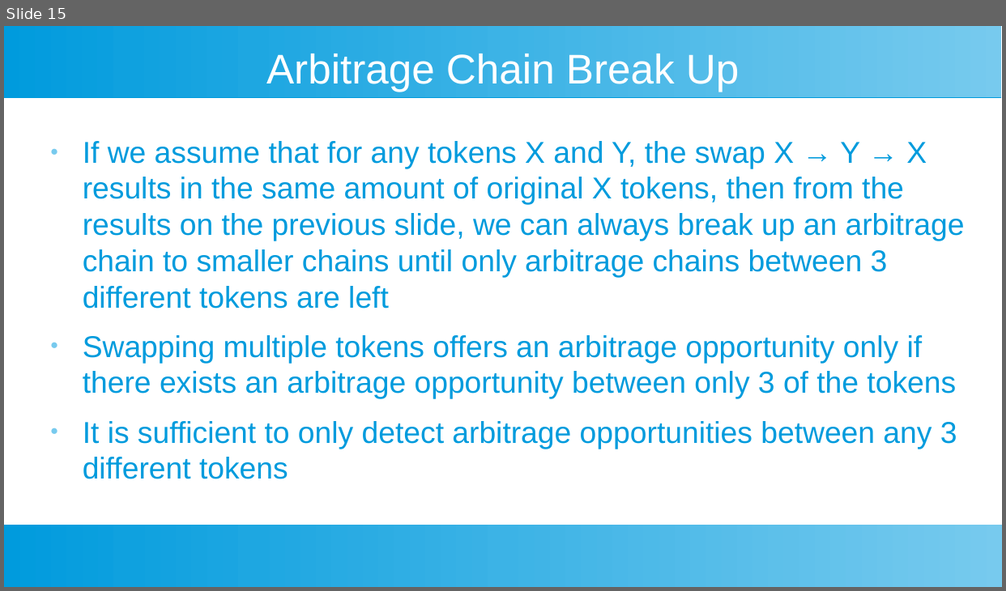
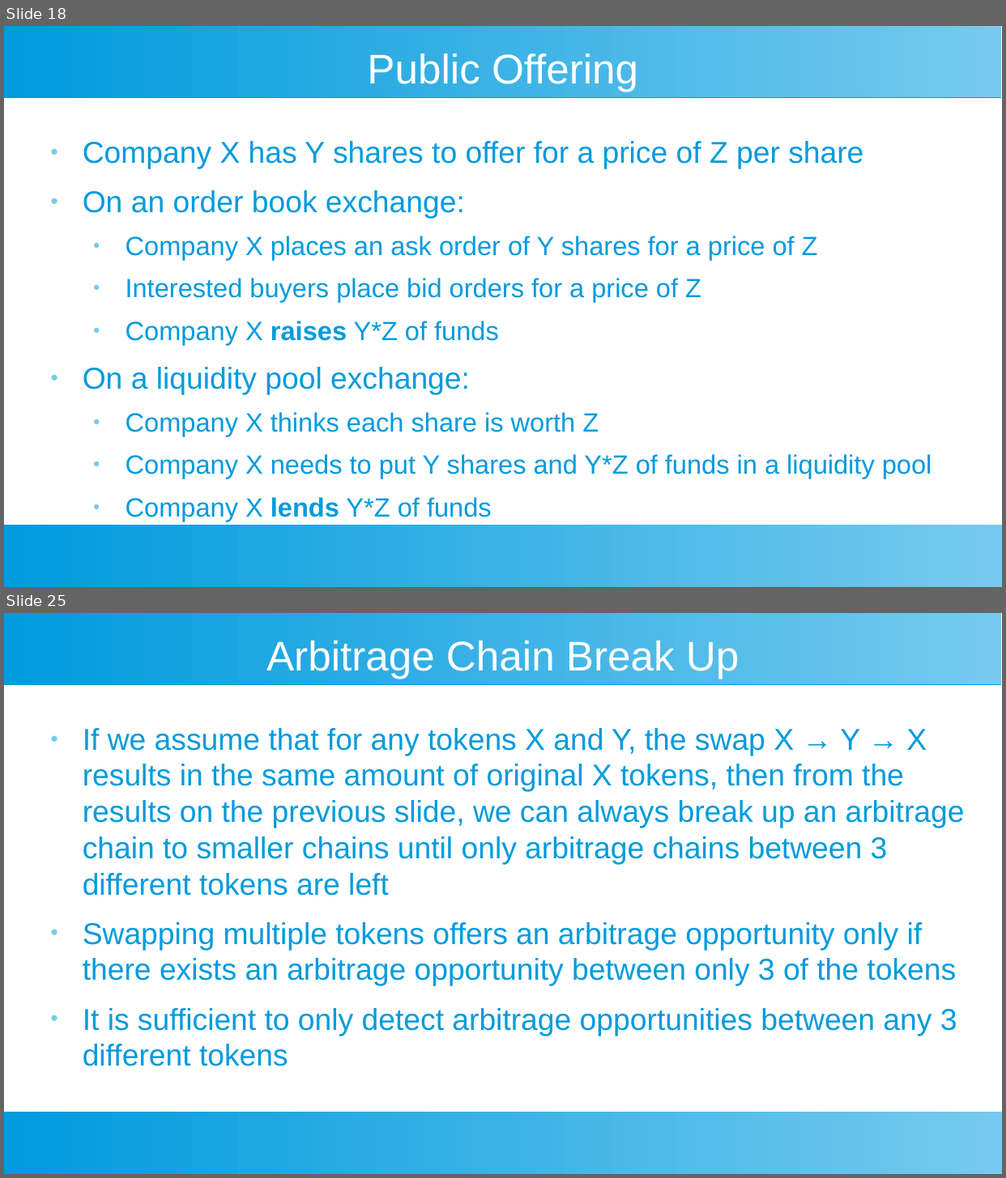
Before and after one commit to toongeorges/cryptoshares, a slide deck: design.odp. Shown one above the other, each under a label of ours: slide 15 before the commit, slides 18 and 25 after it; the slides between them are not shown. The pictures are 1006x591 and 1006x1178 pixels, drawn with LibreOffice and Linux fonts; fonts in the diff are those of the drawing. Boxes give left, top, right and bottom in pixels: in the first picture for what was removed or moved away, otherwise in the second. Text is boxed around its words. In the diff, an @@ line names an element or a change of style, - is before the commit and + after.

```diff
--- a/design.odp
+++ b/design.odp
@@ slide 18 added at [4,26,1002,587], background #FFFFFF; not listed: 2 template elements that a slide beside it also shows @@
@@ title added at [367,54,638,92], 33 pt, text #FFFFFF @@
+Public Offering
@@ text added at [83,141,932,479], 21 pt, text #009BDD @@
+● Company X has Y shares to offer for a price of Z per share
+● On an order book exchange:
+  ● Company X places an ask order of Y shares for a price of Z
+  ● Interested buyers place bid orders for a price of Z
+  ● Company X raises Y*Z of funds
+● On a liquidity pool exchange:
+  ● Company X thinks each share is worth Z
+  ● Company X needs to put Y shares and Y*Z of funds in a liquidity pool
+  ● Company X lends Y*Z of funds
@@ what was slide 15 is now slide 25 @@
```
Also in this commit, not shown: 7 slides changed, 27 other slides added, 1 slide removed.
